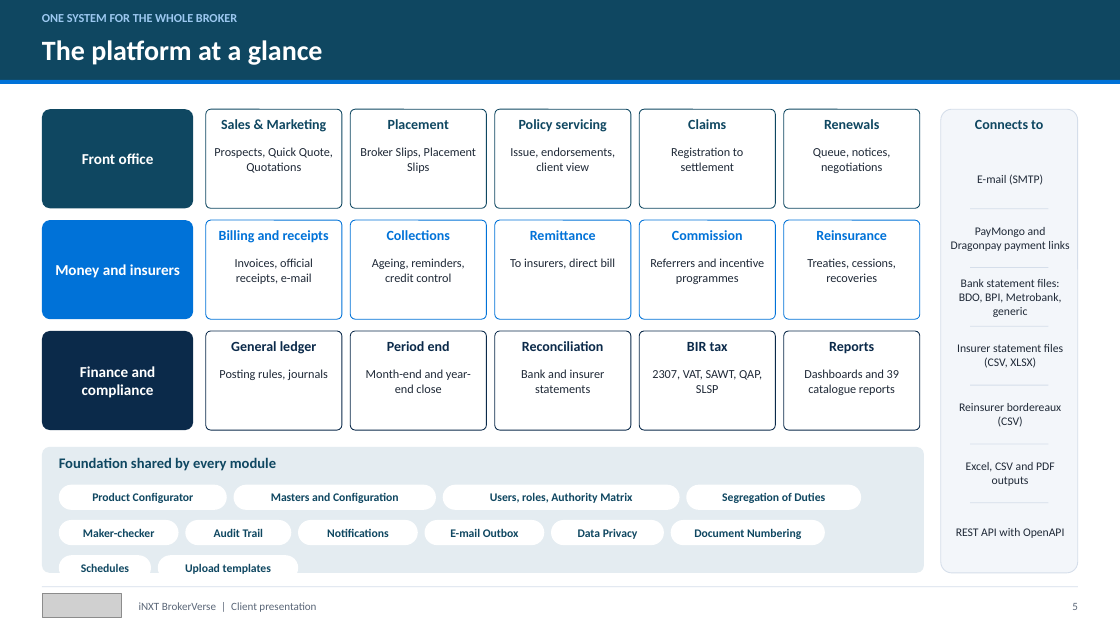
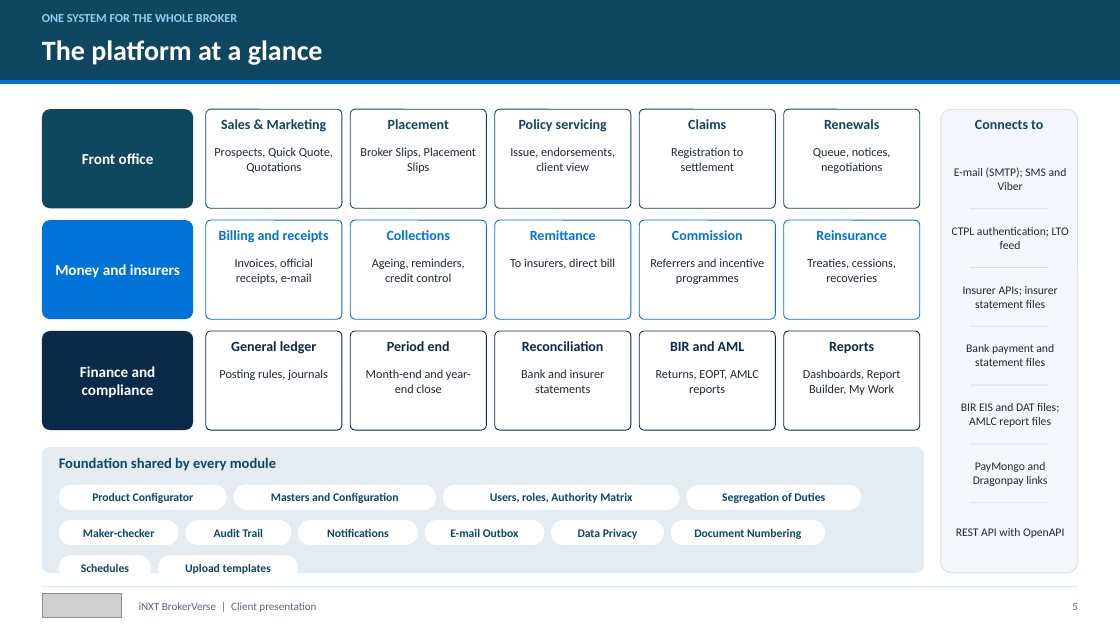
Before and after one commit to IortaTexhNXT-DEV/BDOI-OOTB, a slide deck: slide 5 of docs/package/01_Sales/iNXT_BrokerVerse_Client_Presentation.pptx. Drawn at 1120x630 pixels with LibreOffice and Linux fonts; fonts in the diff are those of the drawing; grey boxes stand for pictures. Boxes give left, top, right and bottom in pixels: in the first picture for what was removed or moved away, otherwise in the second. Text is boxed around its words. In the diff, an @@ line names an element or a change of style, - is before the commit and + after.

Commit message:
Sales, commercials and support documents for AML/CFT, IC registers, BIR and EOPT, integrations, dealer programmes, branding, My Work and the Report Builder; new optional price lines to confirm by management; builds of the brochures, deck and workbooks

```diff
--- a/docs/package/01_Sales/iNXT_BrokerVerse_Client_Presentation.pptx
+++ b/docs/package/01_Sales/iNXT_BrokerVerse_Client_Presentation.pptx
@@ text at (954, 168, 1067, 190): text changed @@
-E-mail (SMTP)
+E-mail (SMTP); SMS and Viber
@@ text at (952, 227, 1069, 249): text changed @@
-PayMongo and Dragonpay payment links
+CTPL authentication; LTO feed
@@ text at (963, 286, 1058, 308): text changed @@
-Bank statement files: BDO, BPI, Metrobank, generic
+Insurer APIs; insurer statement files
@@ text at (670, 341, 745, 351): text changed @@
-BIR tax
+BIR and AML
@@ text at (966, 344, 1054, 366): text changed @@
-Insurer statement files (CSV, XLSX)
+Bank payment and statement files
@@ text at (656, 370, 759, 395): text changed @@
-2307, VAT, SAWT, QAP, SLSP
+Returns, EOPT, AMLC reports
@@ text at (803, 369, 901, 395): text changed @@
-Dashboards and 39 catalogue reports
+Dashboards, Report Builder, My Work
@@ text at (961, 403, 1059, 427): text changed @@
-Reinsurer bordereaux (CSV)
+BIR EIS and DAT files; AMLC report files
@@ text at (973, 462, 1047, 486): text changed @@
-Excel, CSV and PDF outputs
+PayMongo and Dragonpay links
```
Also in this commit, not shown: 14 other slides changed, 1 slide added, 48 other files.
